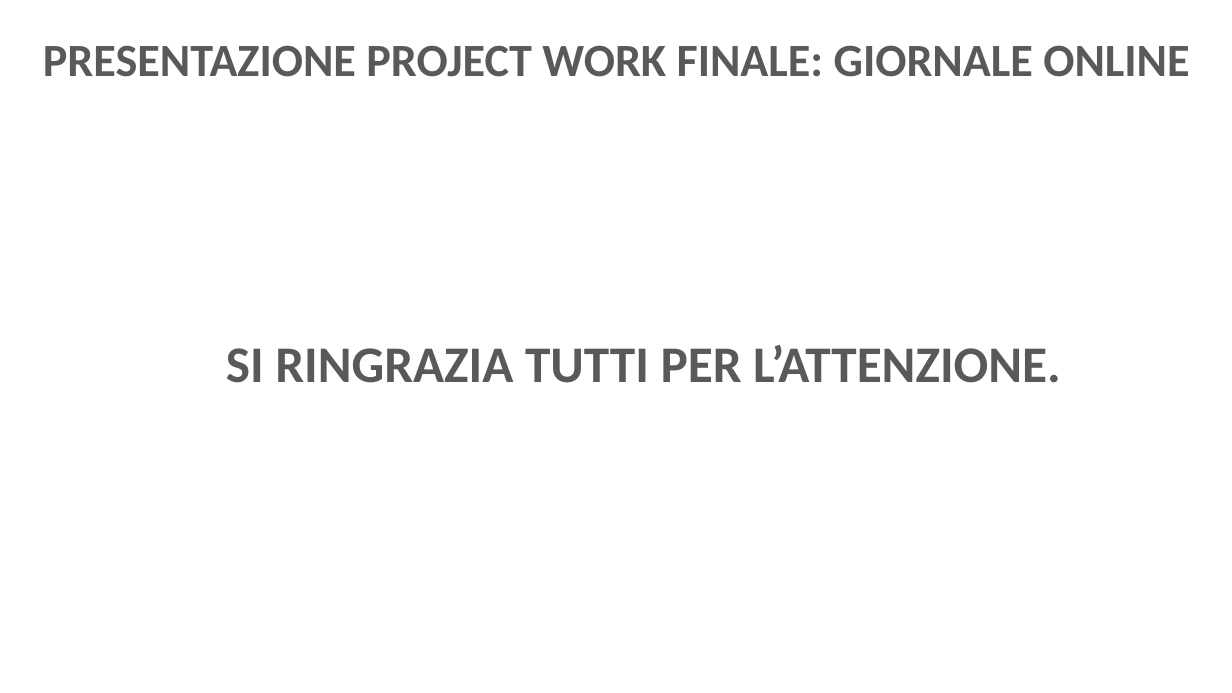
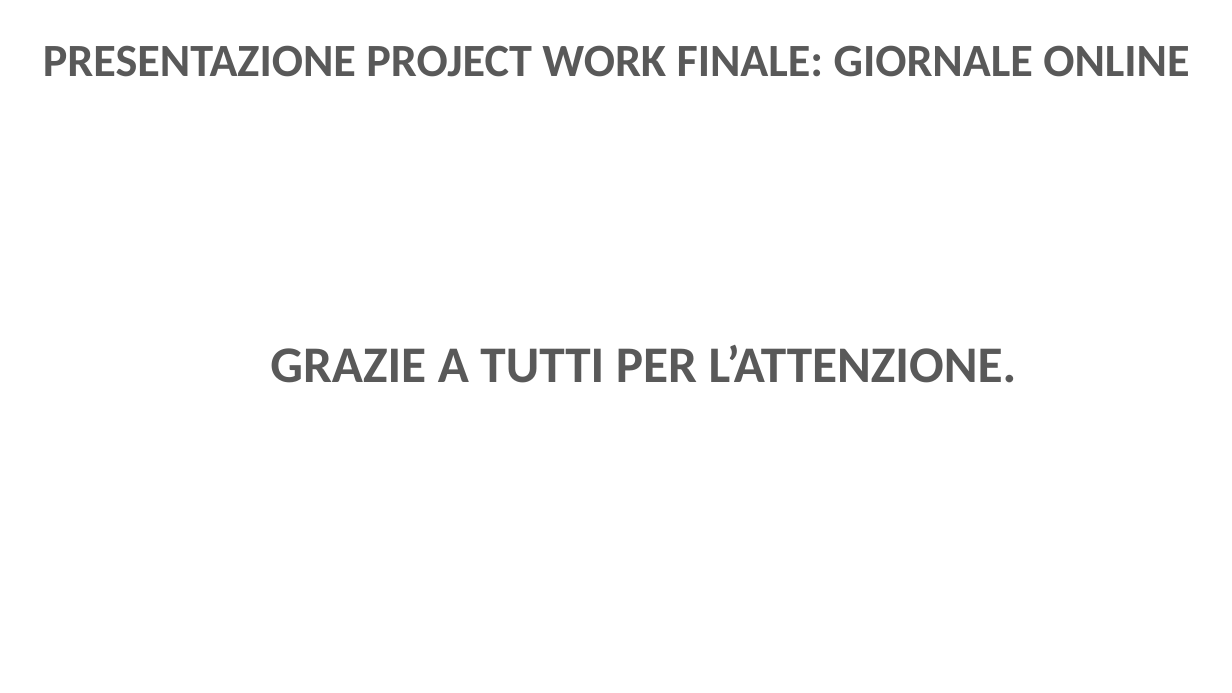
Before and after one commit to nDr3K/GiornaleOnlinePW, a slide deck: slide 14 of Presentazione Project Giornale.pptx (slide 8 before the commit). Drawn at 1232x693 pixels with LibreOffice and Linux fonts; fonts in the diff are those of the drawing; background and template pictures are left out. Boxes give left, top, right and bottom in pixels: in the first picture for what was removed or moved away, otherwise in the second. Text is boxed around its words. In the diff, an @@ line names an element or a change of style, - is before the commit and + after.

```diff
--- a/Presentazione Project Giornale.pptx
+++ b/Presentazione Project Giornale.pptx
@@ text at [270,345,1017,383]: text changed @@
-SI RINGRAZIA TUTTI PER L’ATTENZIONE.
+GRAZIE A TUTTI PER L’ATTENZIONE.
```
Also in this commit, not shown: 1 other slide changed, 6 slides added, 1 other file.
